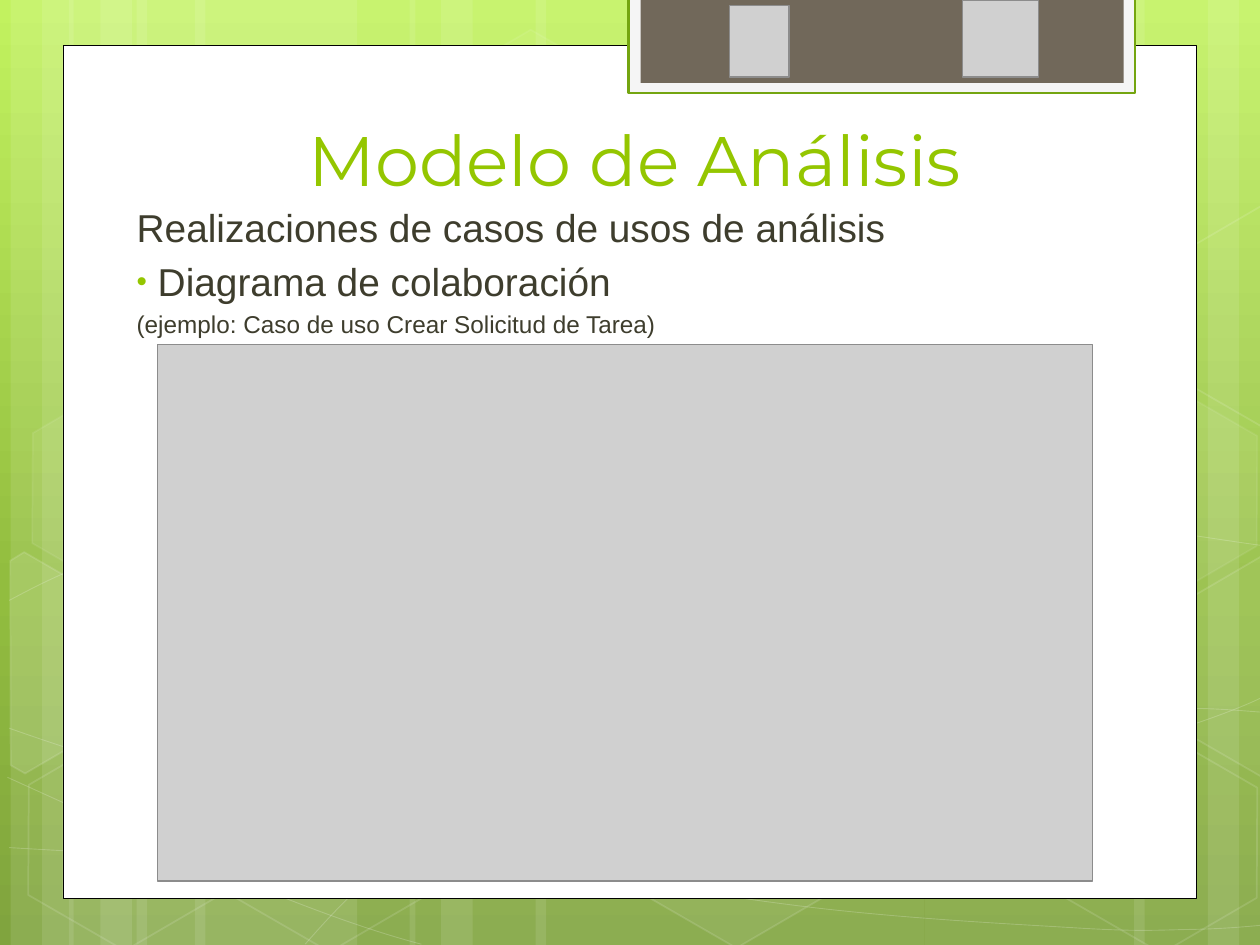
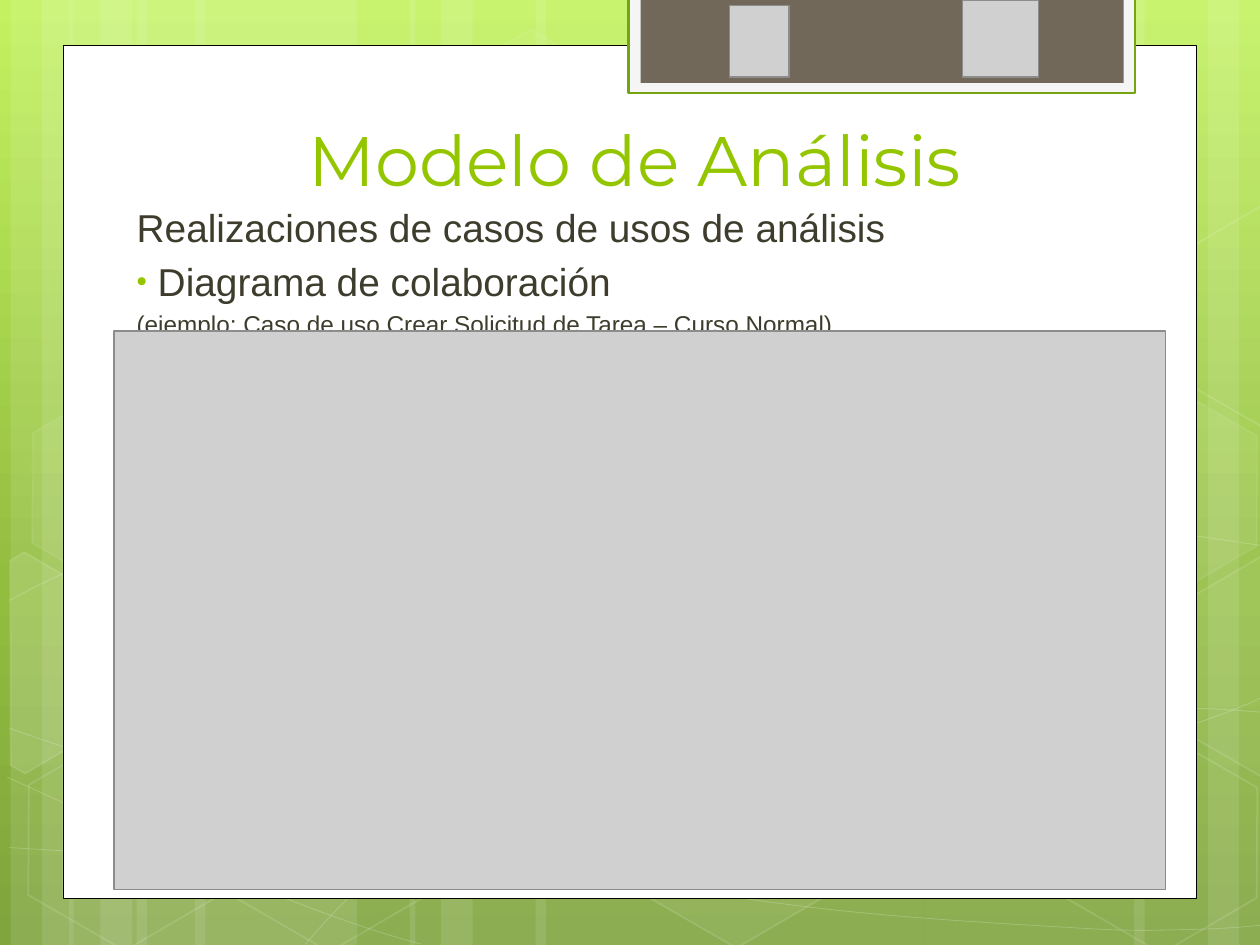
Before and after one commit to ptissera/habilitacion-profesional-2012-4k4, a slide deck: slide 14 of Documentacion/Proyecto/Iteracion3/Presentacion 3 - Modelos del Sistema.pptx. Drawn at 1260x945 pixels with LibreOffice and Linux fonts; fonts in the diff are those of the drawing; grey boxes stand for pictures. Boxes give left, top, right and bottom in pixels: in the first picture for what was removed or moved away, otherwise in the second. Text is boxed around its words. In the diff, an @@ line names an element or a change of style, - is before the commit and + after.

```diff
--- a/Documentacion/Proyecto/Iteracion3/Presentacion 3 - Modelos del Sistema.pptx
+++ b/Documentacion/Proyecto/Iteracion3/Presentacion 3 - Modelos del Sistema.pptx
@@ text at box(137, 313, 832, 332): text changed @@
-(ejemplo: Caso de uso Crear Solicitud de Tarea)
+(ejemplo: Caso de uso Crear Solicitud de Tarea – Curso Normal)
@@ picture: place and size @@
-picture at box(158, 344, 1092, 881)
+picture at box(115, 331, 1167, 890)
```
Also in this commit, not shown: 15 other slides changed, 4 slides added.
